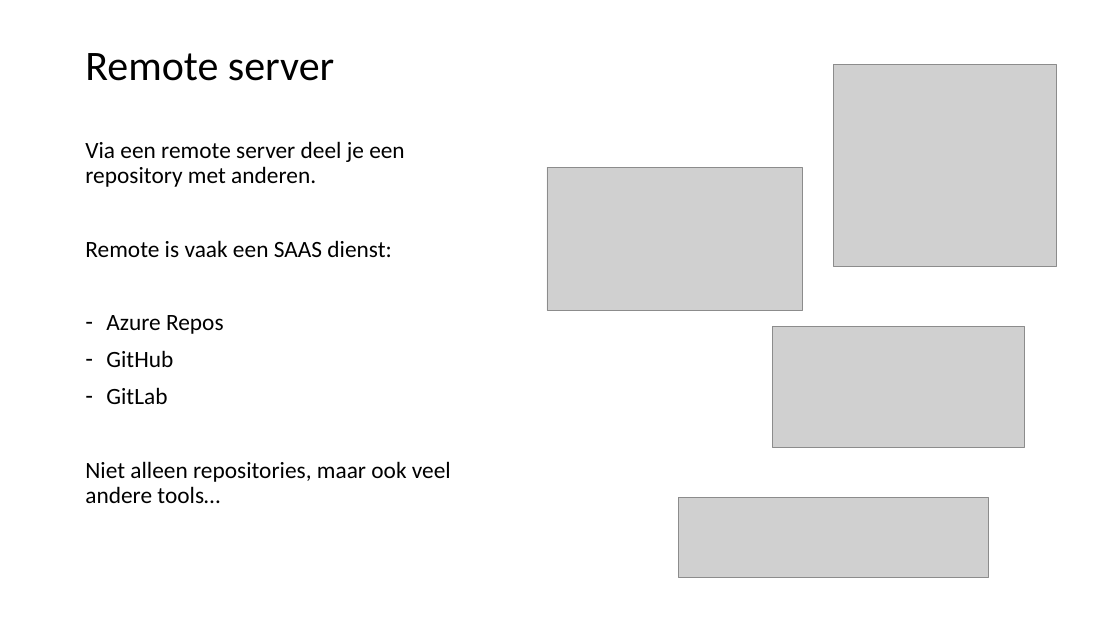
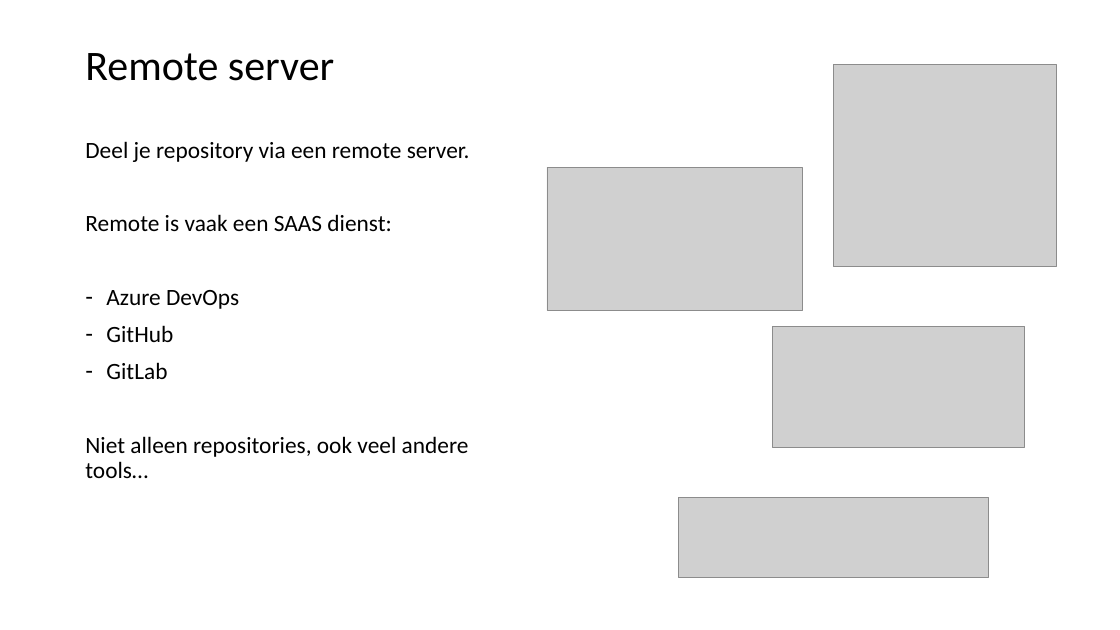
Before and after one commit to LFKoning/git-cursus, a slide deck: slide 7 of 2_collaboration/git_collaboration.pptx. Drawn at 1120x630 pixels with LibreOffice and Linux fonts; fonts in the diff are those of the drawing; grey boxes stand for pictures. Boxes give left, top, right and bottom in pixels: in the first picture for what was removed or moved away, otherwise in the second. Text is boxed around its words. In the diff, an @@ line names an element or a change of style, - is before the commit and + after.

```diff
--- a/2_collaboration/git_collaboration.pptx
+++ b/2_collaboration/git_collaboration.pptx
@@ text at [85,141,470,162]: text changed @@
-Via een remote server deel je een repository met anderen.
+Deel je repository via een remote server.
@@ text at [106,290,239,309]: text changed @@
-– Azure Repos
+– Azure DevOps
@@ text at [85,436,469,478]: text changed @@
-Niet alleen repositories, maar ook veel andere tools…
+Niet alleen repositories, ook veel andere tools…
```
Also in this commit, not shown: 17 other slides changed.
